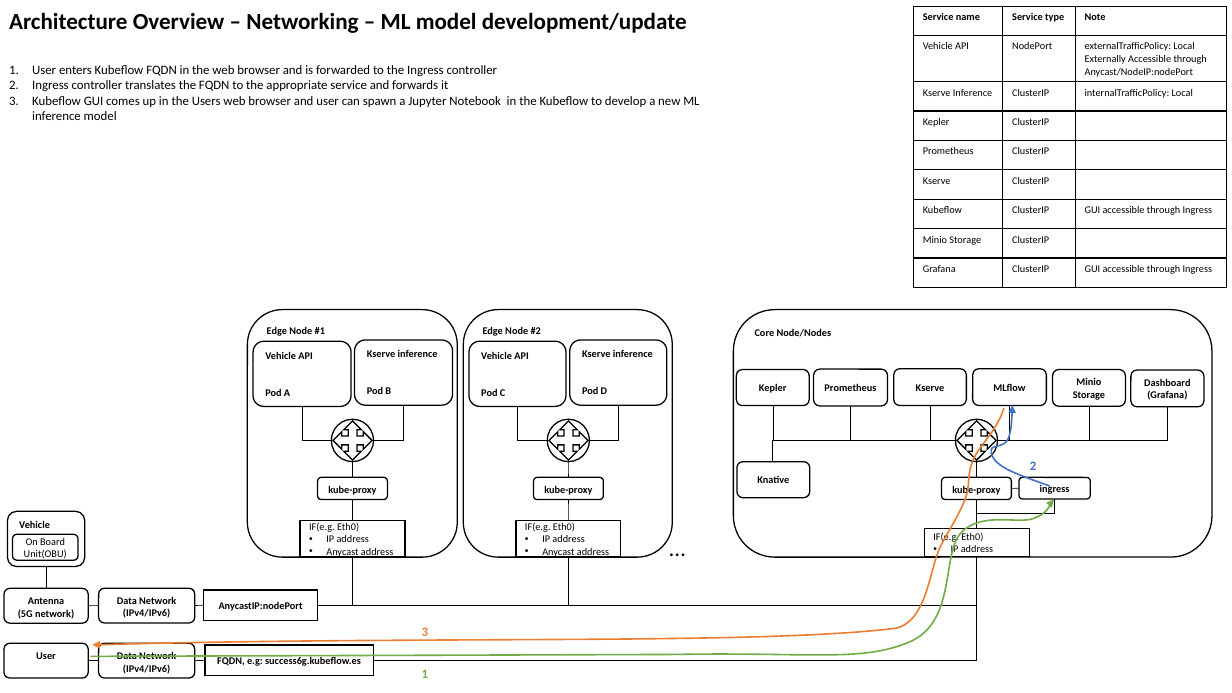
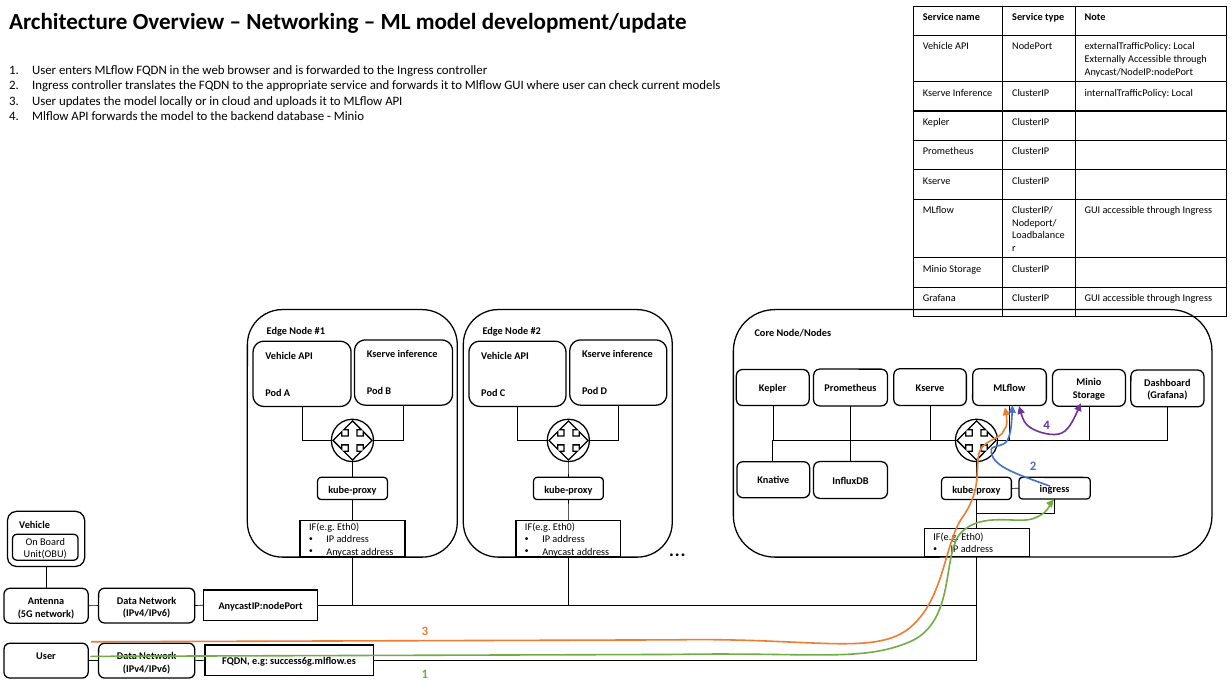
Before and after one commit to 5uperpalo/success6g-edge, a slide deck: slide 8 of img/success6g_edge_architecture.pptx. Drawn at 1232x693 pixels with LibreOffice and Linux fonts; fonts in the diff are those of the drawing. Boxes give left, top, right and bottom in pixels: in the first picture for what was removed or moved away, otherwise in the second. Text is boxed around its words. In the diff, an @@ line names an element or a change of style, - is before the commit and + after.

```diff
--- a/img/success6g_edge_architecture.pptx
+++ b/img/success6g_edge_architecture.pptx
@@ table at [914, 6, 1227, 307] @@
-row 7, column 1: Kubeflow
+row 7, column 1: MLflow
-row 7, column 2: ClusterIP
+row 7, column 2: ClusterIP/Nodeport/Loadbalancer
@@ text at [32, 65, 720, 120]: text changed @@
-1. User enters Kubeflow FQDN in the web browser and is forwarded to the Ingress controller
-2. Ingress controller translates the FQDN to the appropriate service and forwards it
-3. Kubeflow GUI comes up in the Users web browser and user can spawn a Jupyter Notebook in the Kubeflow to develop a new ML inference model
+1. User enters MLflow FQDN in the web browser and is forwarded to the Ingress controller
+2. Ingress controller translates the FQDN to the appropriate service and forwards it to Mlflow GUI where user can check current models
+3. User updates the model locally or in cloud and uploads it to MLflow API
+4. Mlflow API forwards the model to the backend database - Minio
@@ freeform shape at [91, 408, 1007, 644]: outline redrawn @@
@@ freeform shape added at [1019, 403, 1081, 434], outline #7030A0 1.25 pt @@
@@ elbow line added from (956, 441) to (851, 462), #000000 0.5 pt @@
@@ text added at [1043, 420, 1049, 433], 10 pt, text #7030A0, bold @@
+4
@@ rounded rectangle added at [814, 462, 888, 499], outline #000000 1 pt, 8 pt, text #000000, bold @@
+InfluxDB
@@ text in rectangle at [222, 656, 356, 666]: text changed @@
-FQDN, e.g: success6g.kubeflow.es
+FQDN, e.g: success6g.mlflow.es
```
Also in this commit, not shown: 9 other slides changed, 2 slides added, 3 slides removed, 17 other files.
